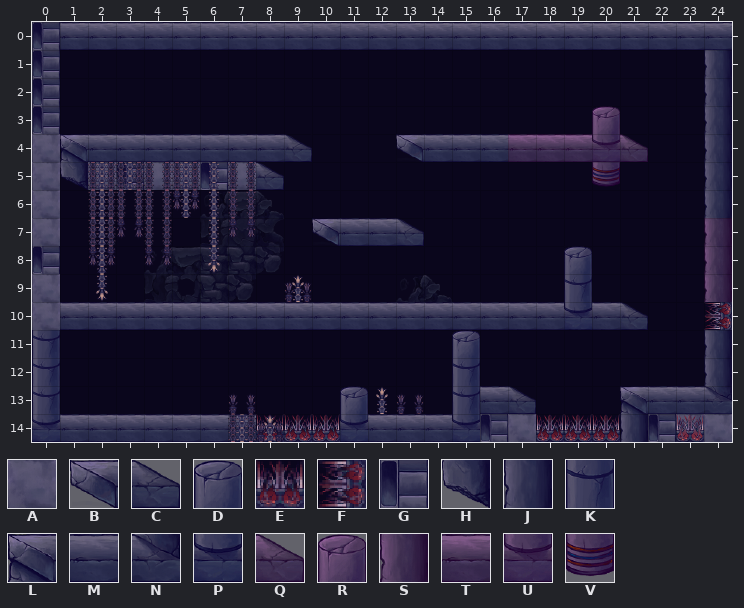
Tiled map, stored at src/data/for_tests_only.tmx. This is how it looked before the edit.
Cells are 64x64 px. Shown: x 0..24, y 0..14.
Key: from "tileset_neutral_01": A 0, B 1 "corner", C 2 "corner", D 3, E 4 "deadly", F 4 turned 270 "deadly", G 10, H 11, J 12, K 13, L 20 "corner", M 21, N 22, P 23; from "tileset_pink_01": Q 2 "corner", R 3, S 12, T 21, U 23, V 33.
_ is an empty cell.
Layers that did not change in this view are not listed.
Layer "walls" before, first column x 0:
 0 GMMMMMMMMMMMMMMMMMMMMMMMM
 1 G_______________________J
 2 G_______________________J
 3 G___________________R___J
 4 ALMMMMMMMC___BMMMTTTUQ__J
 5 AHAGAAGAC___________V___J
 6 A_______________________J
 7 A_________BMMC__________S
 8 G__________________D____S
 9 A__________________K____S
10 AMMMMMMMMMMMMMMMMMMPMC__F
11 K______________D________J
12 K______________K________J
13 K__________D___KMC___LMMN
14 PMMMMMMMEEEPMMMPGAEEEJGAA
The same view after the edit:
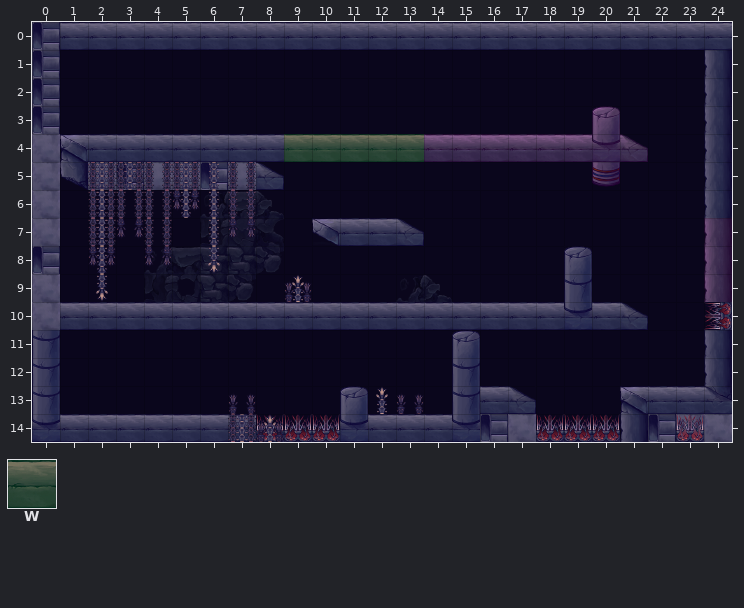
Further tiles: from "tileset_green_01": W 21.
See-through tiles are keyed as they look on the map.
Changes in this commit:
Layer "walls":
y 4: x 9..16 C___BMMM -> WWWWWTTT
Changed places in both pictures, as pixel boxes (x1, y1, x2, y2):
changed: (284, 134, 508, 162)
